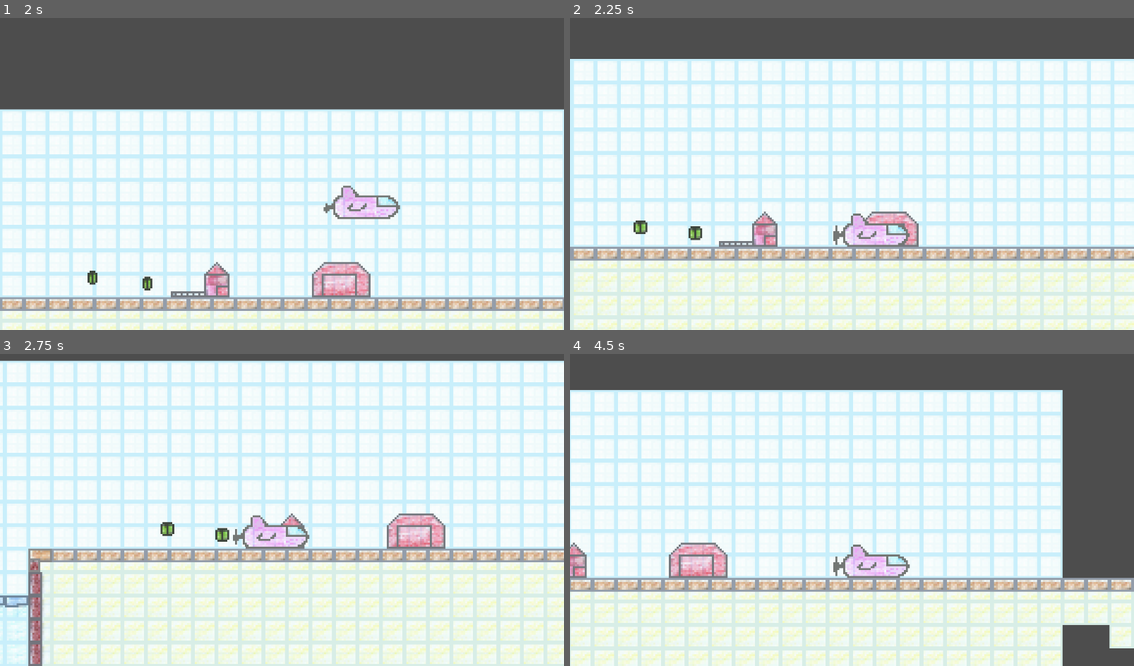
Above: before the commit, frames 1-4 (two rows, left to right).
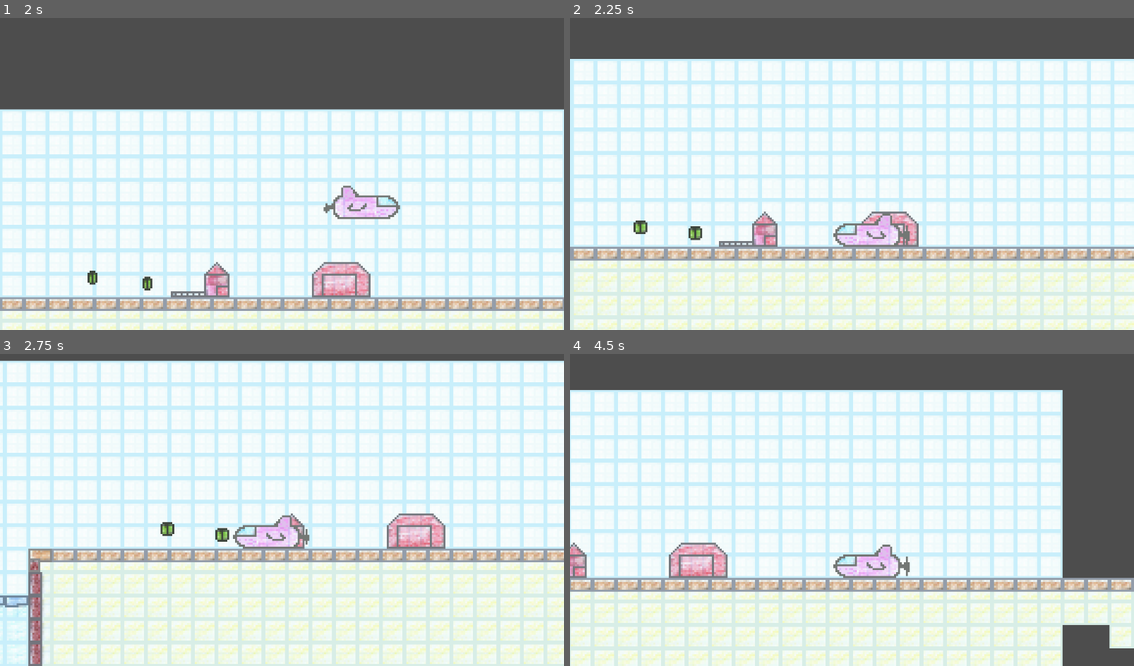
Above: after the commit, the same moments.

Repository: eiganesteknolab/fartcaptureandstorage
Game: Godot game, scene res://Scene/game.tscn
Two runs of this game, one before a commit and one after it. Both use one fixed random seed, a clock stepped at 60 frames per second and the inputs below.
Inputs:
- Up to frame 1 (2 s): tap Enter (ui_accept) at 0.5, 0.77, 1.52 s; hold Right (ui_right) from 0.53 s (still down)
- Up to frame 2 (2.25 s): release Right (ui_right) at 2.03 s; hold Left (ui_left) from 2.03 s (still down)
- Up to frame 3 (2.75 s): keep holding Left (ui_left)
- Up to frame 4 (4.5 s): release Left (ui_left) at 2.78 s; hold Right (ui_right) 2.78-4.28 s; tap Enter (ui_accept) at 3.02, 3.77 s; hold Left (ui_left) from 4.28 s (still down)

Frame 1 is identical in both runs. In frame 2, 0.7% of the frame differs, in the area x 46-61%, y 62-74%; in frame 3, 0.7%; in frame 4, 0.7%, in the area x 46-61%, y 61-72%.

Commit message:
Flip when Velocity is negative

Diff:
--- a/Scripts/player.gd
+++ b/Scripts/player.gd
@@ -19,17 +19,14 @@
 	var direction := Input.get_axis("ui_left", "ui_right")
 	if direction:
 
-		#if scale.x != direction:
-		#	scale.x = direction
-		#	print("scale.x ",direction)
-
 		velocity.x = direction * SPEED
 	else:
-		#print("else direction ",direction)
 		velocity.x = move_toward(velocity.x, 0, SPEED)
 
 	move_and_slide()
 
-
-#func _process(delta: float) -> void:
-#	print("Scale X: ", scale.x, " Scale Y: ", scale.y)
+	print("Velocity: ", velocity.x)
+	if velocity.x > 0:
+		$AnimatedSprite2D.flip_h = false
+	elif velocity.x < 0:
+		$AnimatedSprite2D.flip_h = true
